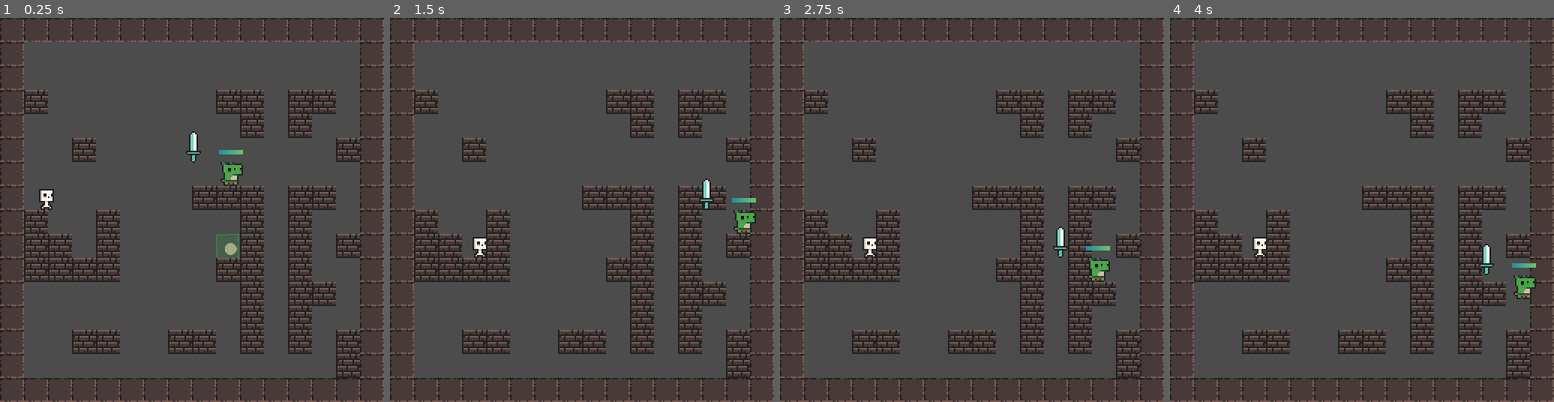
Above: before the commit, frames 1-4 (left to right).
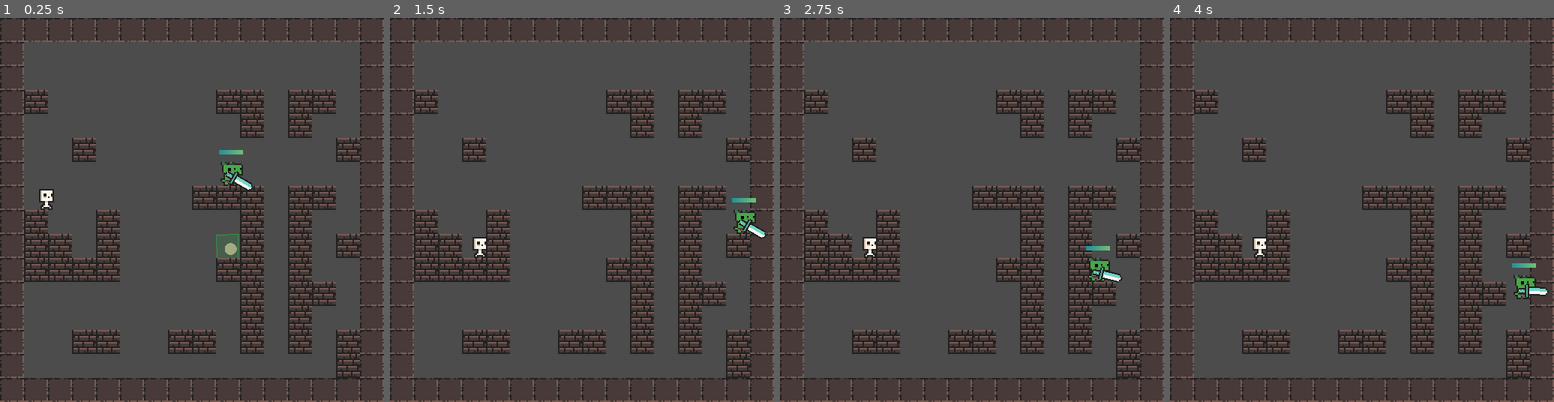
Above: after the commit, the same moments.

Repository: michsa/dinosaur-jumping
Game: Godot game, scene res://tower.tscn
The game is run twice, just before and just after one commit, with the same random seed, the same clock (stepped at 60 frames per second) and the same inputs. The engine's default icon, where the game draws it, is replaced by a stand-in: a white triangle on a blue panel in a dark square.
Inputs (mouse positions are in pixels of both pictures, inside the frame that each line leads up to):
- Up to frame 1 (0.25 s): no input
- Up to frame 2 (1.5 s): move the mouse to (666, 190) at 0.52 s; hold D (right) from 0.53 s (still down); tap E (attack, bound only after the commit) at 0.6 s; tap Space (jump) at 0.77 s; move the mouse to (505, 229) at 1.27 s; click (505, 229) at 1.35 s
- Up to frame 3 (2.75 s): tap Space (jump) at 1.52 s; tap E (attack, bound only after the commit) at 1.55, 2.3 s; move the mouse to (1010, 125) at 2.02 s; release D (right) at 2.03 s; hold A (left) from 2.03 s (still down); hold Right mouse button (remove_block) from 2.03 s (still down)
- Up to frame 4 (4 s): move the mouse to (1342, 286) at 2.77 s; release A (left) at 2.78 s; release Right mouse button (remove_block) at 2.78 s; hold D (right) from 2.78 s (still down); tap E (attack, bound only after the commit) at 2.85, 3.6 s; tap Space (jump) at 3.02, 3.77 s; move the mouse to (1477, 267) at 3.52 s

The runs differ from the first frame. In frame 1, 0.4% of the frame differs, in the area x 48-67%, y 29-45%; in frame 2, 0.3%; in frame 3, 0.4%; in frame 4, 0.4%.

Commit message:
weapon logic

Diff:
--- a/player.gd
+++ b/player.gd
@@ -22,6 +22,11 @@
 	var left = Input.is_action_pressed('left')
 	var jumping = Input.is_action_pressed('jump')
 	var jump = Input.is_action_just_pressed('jump')
+
+	var attack = Input.is_action_just_pressed('attack')
+
+	if attack:
+		$weapon.attack()
 
 	if is_on_floor():
 		jumps = 0
--- a/player.tscn
+++ b/player.tscn
@@ -1,9 +1,10 @@
-[gd_scene load_steps=7 format=2]
+[gd_scene load_steps=9 format=2]
 
 [ext_resource path="res://0x72_DungeonTilesetII_v1.3.png" type="Texture" id=1]
 [ext_resource path="res://player.gd" type="Script" id=2]
 [ext_resource path="res://cursor.gd" type="Script" id=3]
 [ext_resource path="res://bluegreen.tres" type="Texture" id=4]
+[ext_resource path="res://weapon.gd" type="Script" id=5]
 
 [sub_resource type="RectangleShape2D" id=1]
 extents = Vector2( 4, 7 )
@@ -11,16 +12,31 @@
 [sub_resource type="RectangleShape2D" id=2]
 extents = Vector2( 3, 8 )
 
+[sub_resource type="Animation" id=3]
+resource_name = "swing"
+tracks/0/type = "value"
+tracks/0/path = NodePath(".:rotation_degrees")
+tracks/0/interp = 1
+tracks/0/loop_wrap = true
+tracks/0/imported = false
+tracks/0/enabled = true
+tracks/0/keys = {
+"times": PoolRealArray( 0, 1 ),
+"transitions": PoolRealArray( 1, 1 ),
+"update": 0,
+"values": [ 0.0, 120.0 ]
+}
+
 [node name="player" type="KinematicBody2D"]
 position = Vector2( 113.984, 136.853 )
 script = ExtResource( 2 )
 
-[node name="Sprite" type="Sprite" parent="."]
+[node name="sprite" type="Sprite" parent="."]
 texture = ExtResource( 1 )
 region_enabled = true
 region_rect = Rect2( 144, 240, 16, 16 )
 
-[node name="CollisionShape2D" type="CollisionShape2D" parent="."]
+[node name="shape" type="CollisionShape2D" parent="."]
 position = Vector2( 0, 1 )
 shape = SubResource( 1 )
 __meta__ = {
@@ -31,22 +47,29 @@
 script = ExtResource( 3 )
 
 [node name="weapon" type="Area2D" parent="."]
-position = Vector2( -24.9375, -18.1875 )
+position = Vector2( 2.125, 2.625 )
+rotation = 2.0944
+script = ExtResource( 5 )
 
-[node name="Sprite" type="Sprite" parent="weapon"]
+[node name="sprite" type="Sprite" parent="weapon"]
 texture = ExtResource( 1 )
+offset = Vector2( 0, -4 )
 region_enabled = true
 region_rect = Rect2( 323, 26, 10, 21 )
 __meta__ = {
 "_edit_lock_": true
 }
 
-[node name="CollisionShape2D" type="CollisionShape2D" parent="weapon"]
-position = Vector2( 0, -3 )
+[node name="shape" type="CollisionShape2D" parent="weapon"]
+position = Vector2( 0, -7 )
 shape = SubResource( 2 )
 __meta__ = {
 "_edit_lock_": true
 }
+
+[node name="anim" type="AnimationPlayer" parent="weapon"]
+playback_speed = 2.0
+anims/swing = SubResource( 3 )
 
 [node name="hp_bar" type="TextureProgress" parent="."]
 anchor_right = 1.0
--- a/project.godot
+++ b/project.godot
@@ -75,6 +75,12 @@
 , Object(InputEventKey,"resource_local_to_scene":false,"resource_name":"","device":0,"alt":false,"shift":false,"control":false,"meta":false,"command":false,"pressed":false,"scancode":83,"unicode":0,"echo":false,"script":null)
  ]
 }
+attack={
+"deadzone": 0.5,
+"events": [ Object(InputEventKey,"resource_local_to_scene":false,"resource_name":"","device":0,"alt":false,"shift":false,"control":false,"meta":false,"command":false,"pressed":false,"scancode":69,"unicode":0,"echo":false,"script":null)
+, Object(InputEventJoypadButton,"resource_local_to_scene":false,"resource_name":"","device":0,"button_index":2,"pressure":0.0,"pressed":false,"script":null)
+ ]
+}
 
 [rendering]
 
--- /dev/null
+++ b/weapon.gd
@@ -0,0 +1,22 @@
+extends Area2D
+
+# Called when the node enters the scene tree for the first time.
+func _ready():
+	set_physics_process(false)
+	$anim.connect("animation_finished", self, 'done')
+	pass # Replace with function body.
+
+func attack():
+	$anim.play("swing")
+	set_physics_process(true)
+
+func done(anim):
+	print(anim)
+	print('done attacking')
+	set_physics_process(false)
+
+func _physics_process(delta):
+	var bodies = get_overlapping_bodies()
+	for body in bodies:
+		if body != get_tree().root.get_node('tower/player'):
+			print(body)
